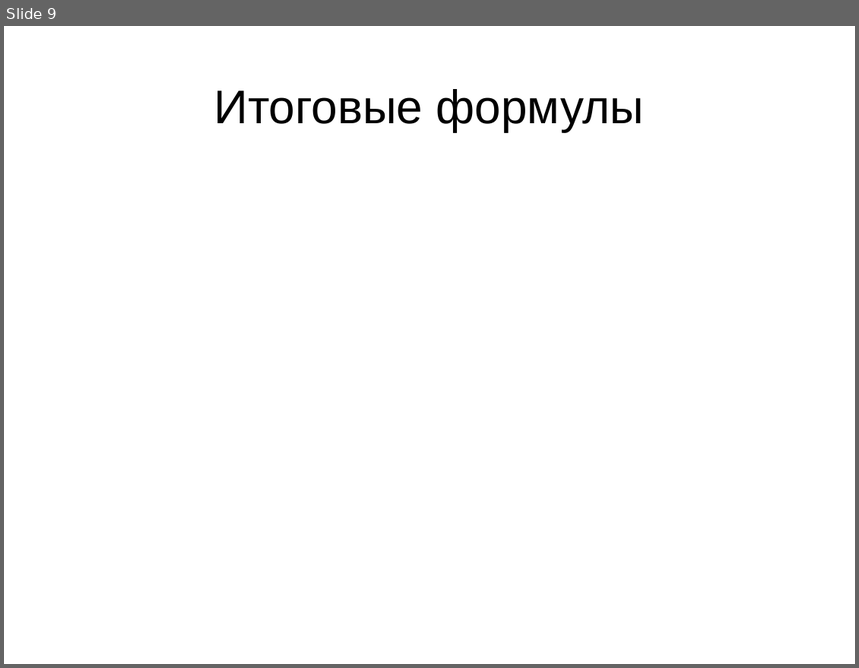
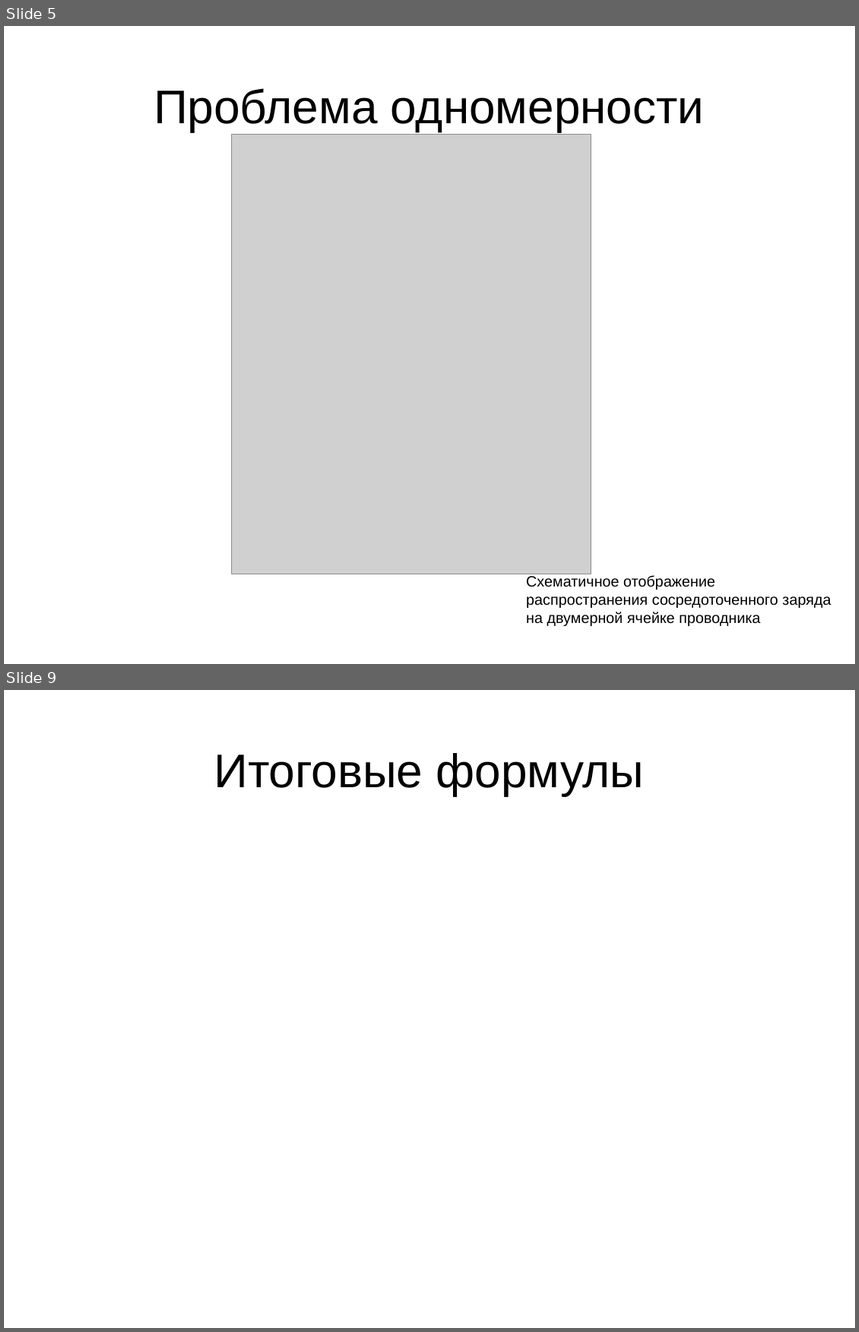
Before and after one commit to demanxd/Disser, a slide deck: Presentaition.odp. Shown one above the other, each under a label of ours: slide 9 before the commit, slides 5 and 9 after it; the slides between them are not shown. The pictures are 859x668 and 859x1332 pixels, drawn with LibreOffice and Linux fonts; fonts in the diff are those of the drawing; grey boxes stand for pictures. Boxes give left, top, right and bottom in pixels: in the first picture for what was removed or moved away, otherwise in the second. Text is boxed around its words. In the diff, an @@ line names an element or a change of style, - is before the commit and + after.

Commit message:
second version of presentation, plus some .kra images

```diff
--- a/Presentaition.odp
+++ b/Presentaition.odp
@@ slide 5 added at [4,26,855,664], background #FFFFFF @@
@@ title added at [154,88,705,132], 44 pt, text #000000 @@
+Проблема одномерности
@@ picture added at [232,134,591,575] @@
@@ text added at [526,575,831,626], 14 pt, text #000000 @@
+Схематичное отображение распространения сосредоточенного заряда на двумерной ячейке проводника
```
Also in this commit, not shown: 3 slides changed, 3 other slides added, 4 slides removed, 7 other files.
